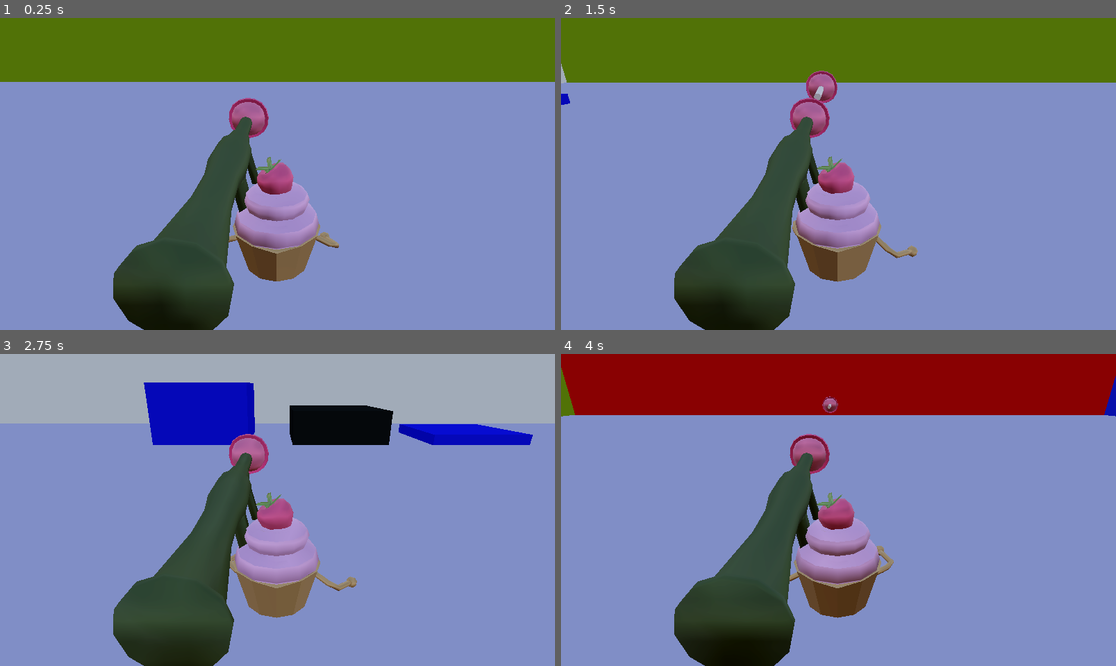
Above: before the commit, frames 1-4 (two rows, left to right).
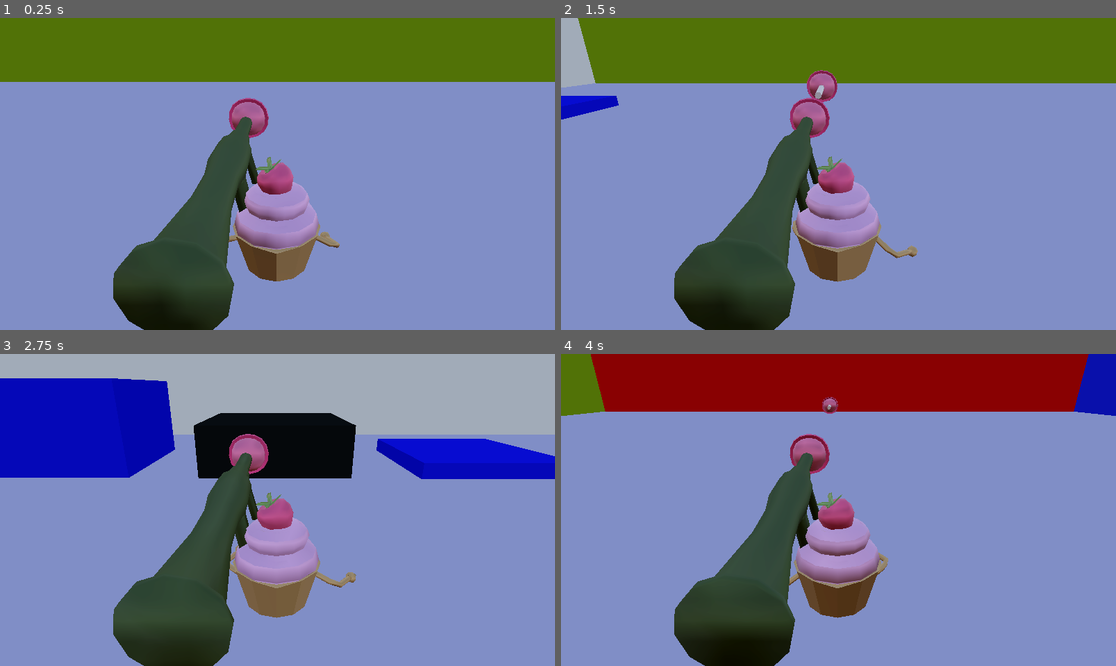
Above: after the commit, the same moments.

Repository: EwenMONT/Exo_Godot
Game: Godot game, scene res://scene/zone_test.tscn
Same seed, same stepped clock (60 frames per second), same inputs: the game is played once before the commit and once after it.
Inputs (mouse positions are in pixels of both pictures, inside the frame that each line leads up to):
- Up to frame 1 (0.25 s): no input
- Up to frame 2 (1.5 s): move the mouse to (960, 158) at 0.52 s; hold D (player_right) 0.53-1.28 s; click (960, 158) at 0.6 s; move the mouse to (727, 189) at 1.27 s; hold S (player_down) from 1.28 s (still down); click (727, 189) at 1.35 s
- Up to frame 3 (2.75 s): move the mouse to (333, 441) at 2.02 s; release S (player_down) at 2.03 s; hold D (player_right) from 2.03 s (still down); click (333, 441) at 2.1 s
- Up to frame 4 (4 s): move the mouse to (810, 572) at 2.77 s; release D (player_right) at 2.78 s; hold W (player_up) 2.78-3.53 s; click (810, 572) at 2.85 s; move the mouse to (1005, 556) at 3.52 s; hold A (player_left) from 3.53 s (still down); click (1005, 556) at 3.6 s

The runs differ from the first frame. In frame 1, less than 0.1% of the frame differs, in the area x 41-62%, y 45-83%; in frame 2, 1.8%; in frame 3, 21%, in the area x 0-100%, y 7-76%; in frame 4, 3.3%.

Commit message:
add mannette input + queu free of rocket

Diff:
--- a/project.godot
+++ b/project.godot
@@ -20,25 +20,30 @@
 player_left={
 "deadzone": 0.2,
 "events": [Object(InputEventKey,"resource_local_to_scene":false,"resource_name":"","device":-1,"window_id":0,"alt_press …(192 unchanged characters)…
+, Object(InputEventJoypadMotion,"resource_local_to_scene":false,"resource_name":"","device":-1,"axis":0,"axis_value":-1.0,"script":null)
 ]
 }
 player_right={
 "deadzone": 0.2,
 "events": [Object(InputEventKey,"resource_local_to_scene":false,"resource_name":"","device":-1,"window_id":0,"alt_press …(192 unchanged characters)…
+, Object(InputEventJoypadMotion,"resource_local_to_scene":false,"resource_name":"","device":-1,"axis":0,"axis_value":1.0,"script":null)
 ]
 }
 player_down={
 "deadzone": 0.2,
 "events": [Object(InputEventKey,"resource_local_to_scene":false,"resource_name":"","device":-1,"window_id":0,"alt_press …(192 unchanged characters)…
+, Object(InputEventJoypadMotion,"resource_local_to_scene":false,"resource_name":"","device":-1,"axis":1,"axis_value":1.0,"script":null)
 ]
 }
 player_up={
 "deadzone": 0.2,
 "events": [Object(InputEventKey,"resource_local_to_scene":false,"resource_name":"","device":-1,"window_id":0,"alt_press …(192 unchanged characters)…
+, Object(InputEventJoypadMotion,"resource_local_to_scene":false,"resource_name":"","device":-1,"axis":1,"axis_value":-1.0,"script":null)
 ]
 }
 shoot={
 "deadzone": 0.2,
 "events": [Object(InputEventMouseButton,"resource_local_to_scene":false,"resource_name":"","device":-1,"window_id":0,"a …(257 unchanged characters)…
+, Object(InputEventJoypadMotion,"resource_local_to_scene":false,"resource_name":"","device":-1,"axis":5,"axis_value":1.0,"script":null)
 ]
 }
--- a/scene/sucette_rocket.tscn
+++ b/scene/sucette_rocket.tscn
@@ -13,3 +13,8 @@
 
 [node name="CollisionShape3D" type="CollisionShape3D" parent="."]
 shape = SubResource("SphereShape3D_rw4ma")
+
+[connection signal="area_entered" from="." to="." method="_on_area_entered"]
+[connection signal="area_shape_entered" from="." to="." method="_on_area_shape_entered"]
+[connection signal="body_entered" from="." to="." method="_on_body_entered"]
+[connection signal="body_shape_entered" from="." to="." method="_on_body_shape_entered"]
--- a/script/character.gd
+++ b/script/character.gd
@@ -1,8 +1,9 @@
 extends CharacterBody3D
 
 const SENSITIVITY = 0.003
+var gravity = ProjectSettings.get_setting("physics/3d/default_gravity")
 
-@export var vitesse_max: float = 3.5
+@export var vitesse_max: float = 8
 
 @onready var player = $Cupcake_anim3
 @onready var animation = $Cupcake_anim3/AnimationPlayer
@@ -14,7 +15,10 @@
 func _ready():
 	print("rotation du perso au lancement : ", player.rotation * 180./PI)
 
-func _process(delta: float) -> void:
+func _physics_process(delta: float) -> void:
+
+	if not is_on_floor():
+		velocity.y -= gravity * delta
 
 	var input_lr = Input.get_axis("player_left", "player_right")
 	var input_ud = Input.get_axis("player_down", "player_up")
@@ -33,6 +37,8 @@
 	if Input.is_action_just_pressed("shoot"):
 		shoot()
 
+	move_and_slide()
+
 func shoot():
 	var instance = rocket.instantiate()
 	instance.position = pos.global_position
--- a/script/sucette_rocket.gd
+++ b/script/sucette_rocket.gd
@@ -4,3 +4,6 @@
 
 func _process(delta):
 	position += transform.basis * Vector3(0, 0, speed) * delta
+
+func _on_body_shape_entered(body_rid: RID, body: Node3D, body_shape_index: int, local_shape_index: int) -> void:
+	self.queue_free()
